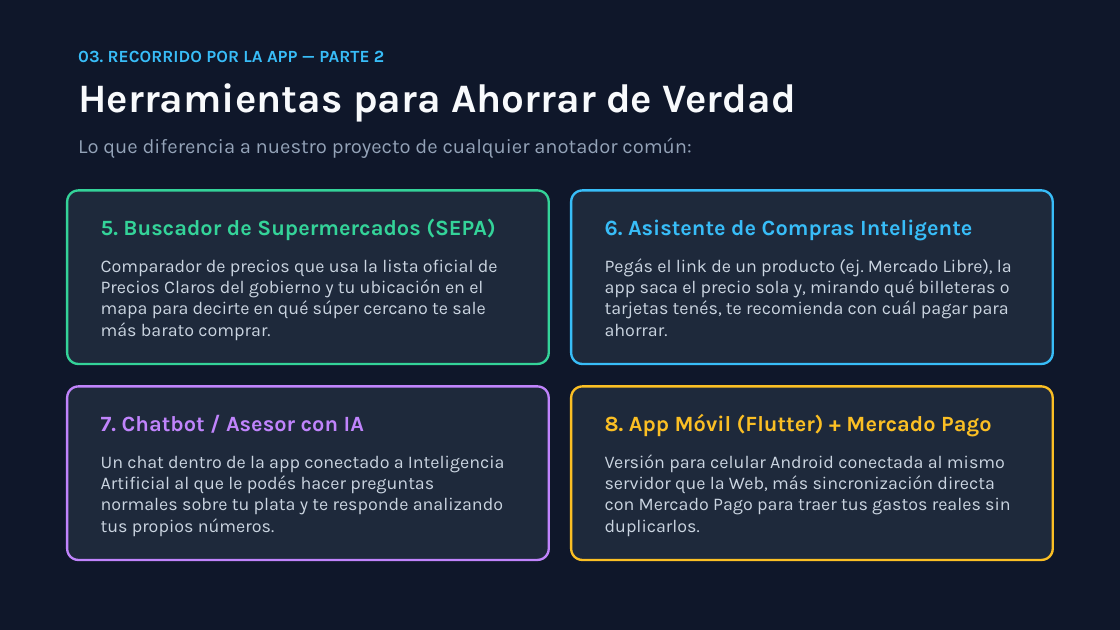
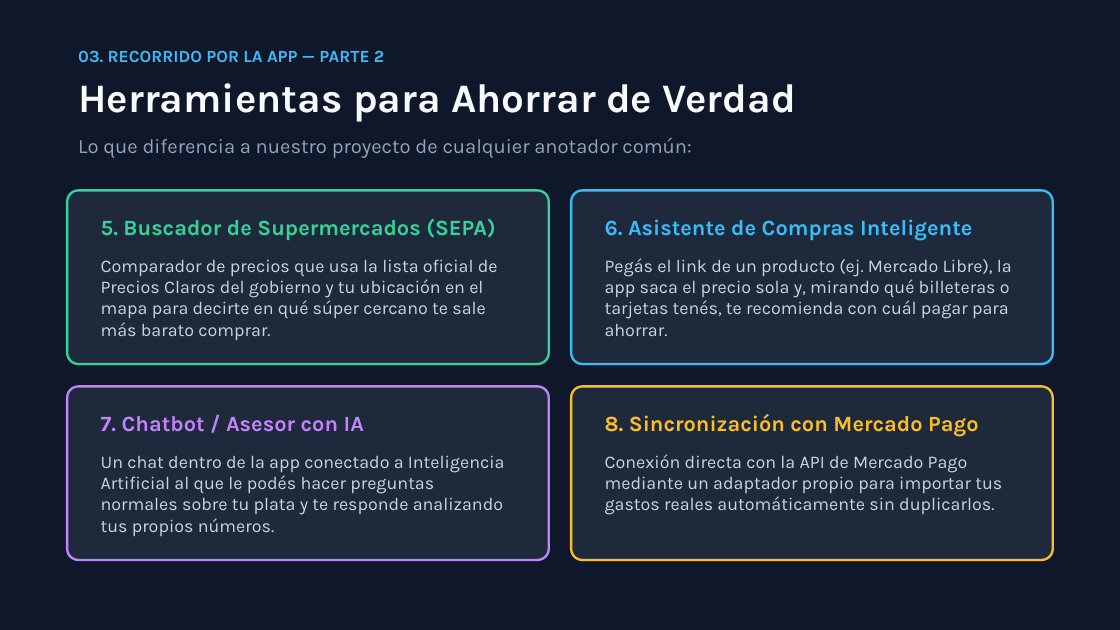
Before and after one commit to carpincho2/Gestor-Finanzas, a slide deck: slide 4 of Presentacion_Flujo_Canva.pptx. Drawn at 1120x630 pixels with LibreOffice and Linux fonts; fonts in the diff are those of the drawing. Boxes give left, top, right and bottom in pixels: in the first picture for what was removed or moved away, otherwise in the second. Text is boxed around its words. In the diff, an @@ line names an element or a change of style, - is before the commit and + after.

```diff
--- a/Presentacion_Flujo_Canva.pptx
+++ b/Presentacion_Flujo_Canva.pptx
@@ text at (x1=605, y1=414, x2=978, y2=437): text changed @@
-8. App Móvil (Flutter) + Mercado Pago
+8. Sincronización con Mercado Pago
@@ text at (x1=605, y1=454, x2=1002, y2=515): text changed @@
-Versión para celular Android conectada al mismo servidor que la Web, más sincronización directa con Mercado Pago para traer tus gastos reales sin duplicarlos.
+Conexión directa con la API de Mercado Pago mediante un adaptador propio para importar tus gastos reales automáticamente sin duplicarlos.
```
Also in this commit, not shown: 4 other slides changed, 2 other files.
